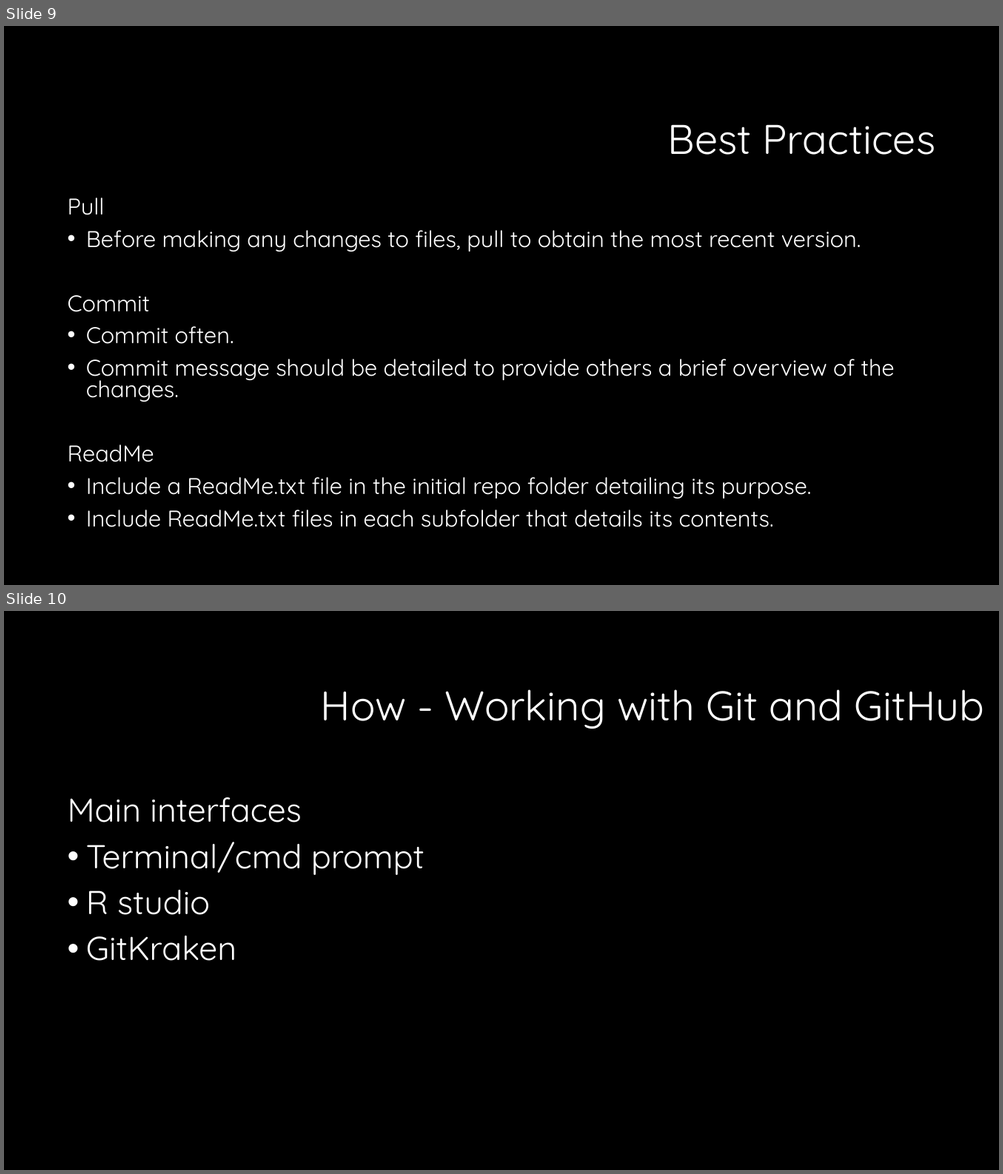
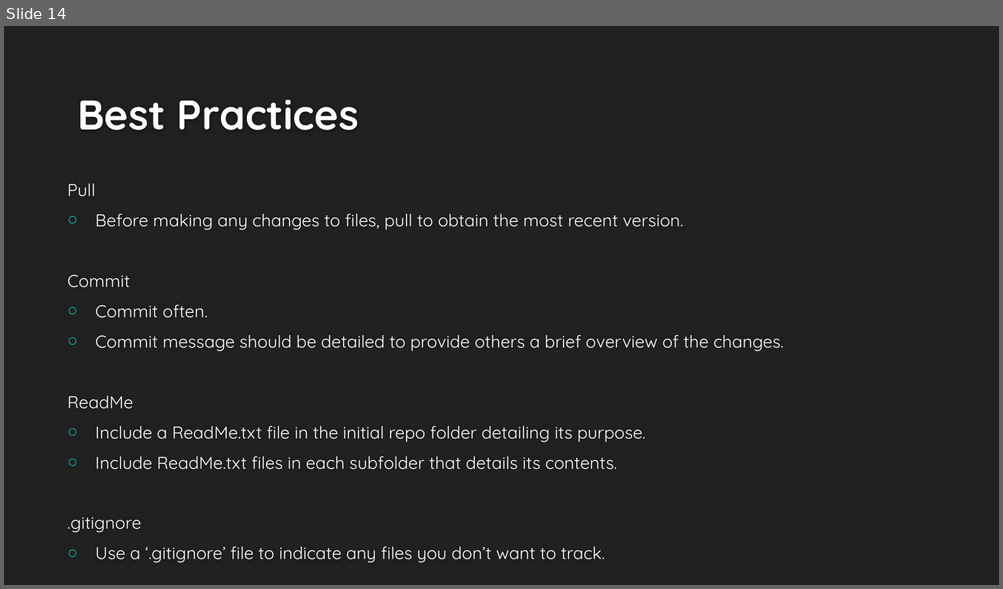
Before and after one commit to smithderek/gitExample, a slide deck: Git and GitHub.pptx. Shown one above the other, each under a label of ours: slides 9 and 10 before the commit, slide 14 after it. The pictures are 1003x1174 and 1003x589 pixels, drawn with LibreOffice and Linux fonts; fonts in the diff are those of the drawing; background and template pictures are left out. Boxes give left, top, right and bottom in pixels: in the first picture for what was removed or moved away, otherwise in the second. Text is boxed around its words. In the diff, an @@ line names an element or a change of style, - is before the commit and + after.

```diff
--- a/Git and GitHub.pptx
+++ b/Git and GitHub.pptx
@@ slide 10 removed at (x1=4, y1=611, x2=999, y2=1170), background #000000 @@
@@ title removed at (x1=321, y1=689, x2=984, y2=729) @@
-How - Working with Git and GitHub
@@ text removed at (x1=68, y1=797, x2=424, y2=961) @@
-Main interfaces
-• Terminal/cmd prompt
-• R studio
-• GitKraken
@@ what was slide 9 is now slide 14 @@
@@ slide 14 changed as well @@
@@ background #000000 to #212121 @@
@@ title "Best Practices" moved from (x1=668, y1=124, x2=936, y2=155) to (x1=77, y1=99, x2=358, y2=130) @@
@@ title "Best Practices" at (x1=77, y1=99, x2=358, y2=130): text colour #FFFFFF to #FEFEFE, bold on; alignment right to left; line spacing 0.9 to 1; vertical alignment middle to bottom @@
@@ text "Pull" at (x1=68, y1=184, x2=783, y2=563): vertical alignment top to middle @@
@@ text at (x1=68, y1=184, x2=783, y2=470): size 22 to 16.6 pt in "Pull", "Before making any changes to files, pull ...", "Commit", "Commit often." and 4 more places; line spacing 0.8 to 1; bullet • to ○ @@
@@ text at (x1=68, y1=517, x2=604, y2=563): paragraphs added @@
+.gitignore
+○ Use a ‘.gitignore’ file to indicate any files you don’t want to track.
```
Also in this commit, not shown: 11 other slides changed, 14 slides added, 1 other slide removed.
